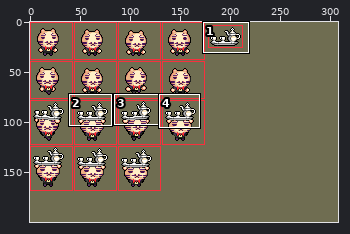
Sprite sheet: images/enemies/kitty-butler.png. Above, an overview of the earlier version with the close-up marked.
Close-up. Old version:
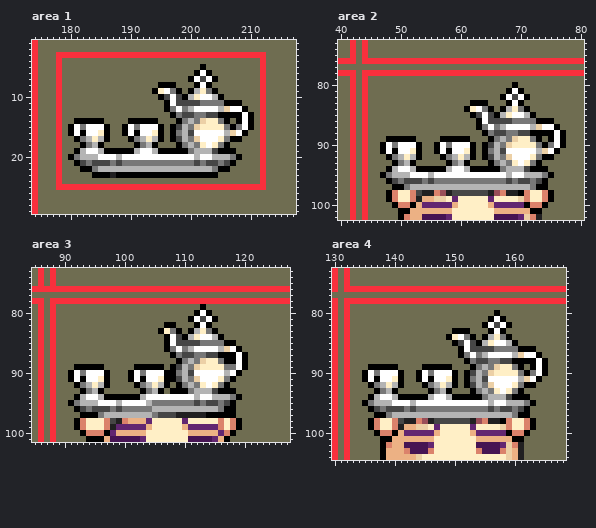
The file is 308x200 pixels. Shown: area 1: x 174..217, y 1..29; area 2: x 40..80, y 73..102; area 3: x 85..127, y 73..101; area 4: x 130..168, y 73..104. The commit also changed other parts of the picture, which this record leaves out.
After:
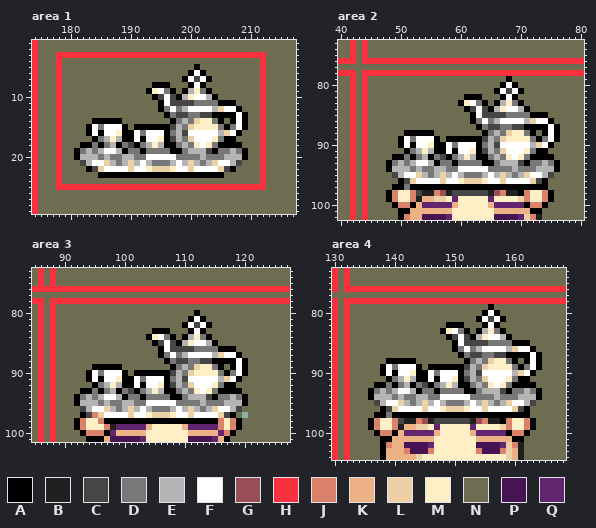
Palette (. is transparent): A #000000  B #212021  C #464646  D #787878  E #b4b4b4  F #ffffff  G #994e58  H #f9303d  J #db826b  K #ecb184  L #ecd0a6  M #ffefc6  N #6f6d51  P #461453  Q #622671
Edits made:
Area 1:
y 5: x 201..202 NA -> AN
y 6: x 200..203 NAFA -> AFAN
y 7: x 199..204 NAFCFA -> AFCFAN
y 8: x 194 N -> A; x 197 A -> N; x 200..203 NAFA -> AFAN
y 9: x 193..204 NAMFDANAEMDA -> AMFDANAEMDAN
y 10: x 194..201 NACFCAEM -> ACFCAEMF; x 203..205 FEA -> EAN
y 11: x 195..197 NAF -> AFC; x 201 C -> D; x 205 D -> A; x 208 A -> N
y 12: x 195..200 NADFDE -> ADFDEF; x 204..206 FEL -> ELF; x 208..209 FA -> AN
y 13: x 196..198 NAD -> ADC; x 200 C -> D; x 202 D -> C; x 204 C -> A; x 208..210 AFA -> FAN
y 14: x 181..183 AAA -> NNN; x 186..188 NNN -> AAA; x 190..194 AAAAA -> NNNNN; x 197..202 NADEDL -> ADEDLM; x 204..210 MDANAFA -> DANAFAN
y 15: x 180..183 AFDF -> NNNA; x 185..188 FANN -> DFFF; x 190..194 FDFFF -> NAAAA; x 196..201 NACEDL -> ACEDLM; x 205..210 MDADFA -> DADFAN
y 16: x 180..183 AFAF -> NNNA; x 185..188 MANN -> AFFM; x 190..192 FAF -> AFD; x 194..200 MANADEC -> FFADECF; x 205..209 FELFA -> ELFAN
y 17: x 181..189 ADEMEANNN -> NNNADEMEA; x 191..201 DEMEANACEDL -> FAFFMACEDLF; x 204..206 FMD -> MDA; x 208 A -> N
y 18: x 183..184 DE -> AD; x 186..190 NNNNN -> DEADC; x 194..205 ANNNADEDMFMD -> MEAADEDMFMDA; x 207..208 NN -> AA
y 19: x 182..184 EFF -> DED; x 186..188 AAA -> FFE; x 190..196 AEFFEAA -> DDADDDD; x 199..200 AD -> DE; x 203..209 ECAAANN -> CADDEDA
y 20: x 180..181 AD -> NA; x 185..192 FFFEFFFF -> DEDDEEDD; x 198..205 FFFEFFEE -> DDDDEDDD; x 207..209 DAN -> EEA
y 21: x 181 A -> N; x 183..193 DCCCDCDDDDD -> EFFLEDELEFE; x 197..201 DDDDC -> EFELE; x 203..208 CCDCAN -> ELFFEC
y 22: x 182 A -> N; x 184..207 DEEEEEEEEEEEEEEEEEEEDAAN -> CLFFFFLFFMLLLMFFLFFFFLCA
y 23: x 184 A -> N; x 187 B -> A; x 205 N -> A
Area 2:
y 79: x 68 N -> A
y 80: x 67..68 NN -> AF
y 81: x 66..68 NNA -> AFC
y 82: x 61..63 NNN -> AAA; x 69..71 CFA -> ANN
y 83: x 60..63 NNAA -> AMFD; x 66..69 NNAF -> AEMD
y 84: x 62 M -> C; x 64 D -> C; x 66..70 NAEMD -> EMFFE
y 85: x 63..64 CF -> FC; x 66..71 AEMFFE -> CCDDDD; x 73..74 NN -> AA
y 86: x 62..63 NA -> AD; x 65..74 CCCCDDDDAA -> DEFFFFELFF
y 87: x 65..74 FDEFFFFELF -> CCDDCCAAAA
y 88: x 51..55 NNNNN -> AAAAA; x 66..71 CCDDCC -> EDLMMD; x 73 A -> N; x 75..77 AFA -> FAN
y 89: x 48..49 AA -> NN; x 51..57 AANNNNA -> FDFFFAN; x 62..65 NNNA -> AACE; x 67..69 EDL -> LMM; x 74..77 NAFA -> DFAN
y 90: x 47..50 AFDF -> NNNA; x 52..55 FANN -> AFFM; x 57..59 FDF -> AFD; x 62..77 ANACEDLMMMMDADFA -> FADECFFFFFELFANN
y 91: x 47..55 AFAFFMANN -> NNNNADEME; x 57..59 FAF -> AFA; x 61..67 MANADEC -> FMACEDL; x 71..76 FFELFA -> MDAANN
y 92: x 48..63 ADEMEANNNADEMEAN -> NAADADEADCADEMEA; x 65 C -> D; x 68 L -> M; x 70..73 FFMD -> MDAA
y 93: x 48..64 NADEANNNNNADEANNN -> ADEDEFFEADDADDDDA; x 68..71 DMFM -> EECA; x 73..76 ANNN -> DEDA
y 94: x 50..59 FFEAAAAAEF -> EEDEDDEEDD; x 61..66 EAAAAA -> FFFFDD; x 68 E -> D; x 70..76 ECAAANN -> DDDEEEA
y 95: x 47..49 ADE -> NNC; x 51 E -> F; x 53..58 FFEFFF -> LEDELE; x 60..64 FFFFF -> EDDDE; x 66..67 FF -> EL; x 69..75 FFEEEDA -> DELFFEC
y 96: x 48..50 ACD -> NNA; x 52..72 CCDCDDDDDDDDDDDDCDCCD -> LFFFFLFFMLLLMFFLFFFFL
y 97: x 52..72 EEEEEEEEEEEEEEEEEEEED -> AAAAAAAAAAAAAAAAAAAAA
Area 3:
y 79: x 113 A -> N
y 80: x 113..114 FA -> NN
y 81: x 113..115 CFA -> ANN
y 82: x 107..108 AA -> NN; x 110..112 NNA -> AFC
y 83: x 105 N -> A; x 107..109 MDA -> ANN; x 112..115 EMDA -> FANN
y 84: x 104..109 NNNAFC -> AMFDAN; x 113..116 FFEA -> DANN
y 85: x 105..118 NNAFCCCCDDDDAA -> ACFCAEMFFEANNN
y 86: x 106..119 NADFDEFFFFELFA -> AFCCCCDDDDAAAN
y 87: x 106..108 NNA -> ADF; x 110..120 CCDDCCAAAFA -> EFFFFELFFAN
y 88: x 107..111 NNADE -> ADCCD; x 113..116 LMMD -> CCAA
y 89: x 92..94 AAA -> NNN; x 97..99 NNN -> AAA; x 102..106 AAAAA -> NNNNN; x 109 C -> D; x 115..118 MMDD -> DANA
y 90: x 91..94 AFDF -> NNNA; x 96..106 FANNNAFDFFF -> DFFFANAAAAA; x 108..120 ADECFFFFFEFAN -> CEDLMMMMDADFA
y 91: x 91..94 AFAF -> NNNA; x 96..100 MANNN -> AFFMA; x 103 A -> D; x 106 M -> F; x 108..112 ACEDL -> DECFF; x 116..119 MDAN -> ELFA
y 92: x 92..106 ADEMEANNNNADEME -> NNNADEMEAAFAFFM; x 108..109 NA -> CE; x 111..113 EDM -> LFF; x 118 N -> A
y 93: x 94..95 DE -> AD; x 97..107 NNNNNNADEAN -> DEADCADEMEA; x 109..110 AA -> DE; x 112..115 EEEC -> MFMD; x 119 N -> A
y 94: x 93..95 EFF -> DED; x 97..99 AAA -> FFE; x 101..111 AAEFFFFFFFF -> DDADDDDAADE; x 113..120 FFEEEDAN -> ECADDEDA
y 95: x 91..92 AD -> NA; x 96..108 FFFEFFFFEDDDD -> DEDDEEDDFFFFF; x 112..115 CDCC -> DEDD; x 117..120 CANN -> EEEA
y 96: x 92 A -> N; x 94..107 DCCCDCDDDDDEEE -> EFFLEDELEFEDDD; x 109 E -> F; x 111 E -> L; x 113 E -> D; x 115..119 EDAAN -> LFFEC
y 97: x 94..117 AADEEEEEEEEDCCCBBBBBAAAA -> CJLFFFFLFFMLLLMFFLFFFFLC; x 120 N -> .
y 98: x 96..115 MJCBJKKKQMMMMMQMMMMM -> JAAAAAAAAAAAAAAAAAAA
Area 4:
y 79: x 156 N -> A
y 80: x 155..156 NN -> AF
y 81: x 154..156 NNA -> AFC
y 82: x 149..151 NNN -> AAA; x 157..159 CFA -> ANN
y 83: x 148..151 NNAA -> AMFD; x 154..157 NNAF -> AEMD
y 84: x 150 M -> C; x 152 D -> C; x 154..158 NAEMD -> EMFFE
y 85: x 151..152 CF -> FC; x 154..159 AEMFFE -> CCDDDD; x 161..162 NN -> AA
y 86: x 150..151 NA -> AD; x 153..162 CCCCDDDDAA -> DEFFFFELFF
y 87: x 153..162 FDEFFFFELF -> CCDDCCAAAA
y 88: x 139..143 NNNNN -> AAAAA; x 154..159 CCDDCC -> EDLMMD; x 161 A -> N; x 163..165 AFA -> FAN
y 89: x 136..137 AA -> NN; x 139..145 AANNNNA -> FDFFFAN; x 150..153 NNNA -> AACE; x 155..157 EDL -> LMM; x 162..165 NAFA -> DFAN
y 90: x 135..138 AFDF -> NNNA; x 140..143 FANN -> AFFM; x 145..147 FDF -> AFD; x 150..165 ANACEDLMMMMDADFA -> FADECFFFFFELFANN
y 91: x 135..143 AFAFFMANN -> NNNNADEME; x 145..147 FAF -> AFA; x 149..155 MANADEC -> FMACEDL; x 159..164 FFELFA -> MDAANN
y 92: x 136..151 ADEMEANNNADEMEAN -> NAADADEADCADEMEA; x 153 C -> D; x 156 L -> M; x 158..161 FFMD -> MDAA
y 93: x 136..152 NADEANNNNNADEANNN -> ADEDEFFEADDADDDDA; x 156..159 DMFM -> EECA; x 161..164 ANNN -> DEDA
y 94: x 138..147 FFEAAAAAEF -> EEDEDDEEDD; x 149..154 EAAAAA -> FFFFDD; x 156 E -> D; x 158..164 ECAAANN -> DDDEEEA
y 95: x 135..137 ADE -> NNC; x 139 E -> F; x 141..146 FFEFFF -> LEDELE; x 148..152 FFFFF -> EDDDE; x 154..155 FF -> EL; x 157..163 FFEEEDA -> DELFFEC
y 96: x 136..138 ACD -> NNA; x 140..160 CCDCDDDDDDDDDDDDCDCCD -> LFFFFLFFMLLLMFFLFFFFL
y 97: x 140..160 EEEEEEEEEEEEEEEEEEEED -> AAAAAAAAAAAAAAAAAAAAA
Changed places in both close-ups, as pixel boxes (x1, y1, x2, y2):
changed: (68, 64, 254, 178)
changed: (380, 76, 566, 190)
changed: (68, 304, 248, 424)
changed: (362, 304, 548, 418)
